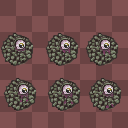
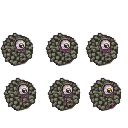
The second 128px x 128px image is a revision of the first. Changes to its layers:
hid "grid" over (0, 0, 128, 128)
hid "bg color" over (0, 0, 128, 128)
